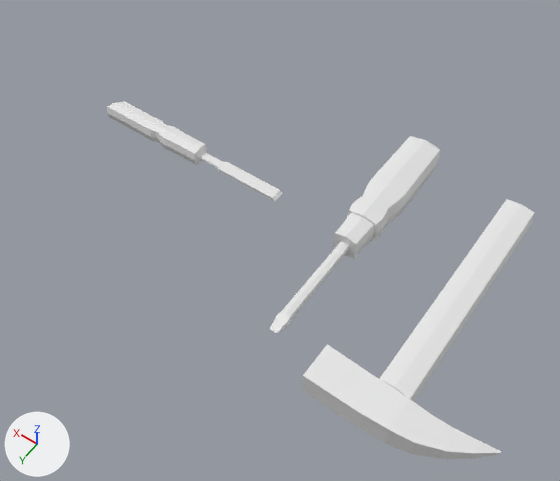
The Blender file BlenderAssets/tools.blend: old version first, new version second.
Both versions are drawn from a 50 mm lens placed at (-2.057, 1.339, 1.882), pointed at (-1.176, 0.105, -0.057). Arrows for +X, +Y and +Z are at lower left; the lights stay in place.

Script lines for the objects in view, before the commit:
```python
me_cube = bpy.data.meshes.new('Cube')
me_cube.from_pydata(...)  # 57 vertices, 52 faces; spans x -4.61..3.3, y -0.75..1.0, z -1.16..1.16
me_cube.materials.append(mat_material)  # white #e7e7e7
me_cube_001 = bpy.data.meshes.new('Cube.001')
me_cube_001.from_pydata(...)  # 165 vertices, 154 faces, 1 loose edge; spans x -1.1..1.1, y -1.0..2.52, z -1.3..1.28
me_cube_002 = bpy.data.meshes.new('Cube.002')
me_cube_002.from_pydata(...)  # 157 vertices, 152 faces; spans x -1.08..1.1, y -1.33..1.33, z -1.17..1.17
ob_sm_dtoolschisel = bpy.data.objects.new('SM_DToolsChisel', me_cube_002)
ob_sm_dtoolschisel.location = (-0.769, 0.03, 0.045)
ob_sm_dtoolschisel.scale = (0.324, 0.0271, 0.0257)
ob_sm_dtoolshammer = bpy.data.objects.new('SM_DToolsHammer', me_cube)
ob_sm_dtoolshammer.location = (-1.75, 0.0, 0.0)
ob_sm_dtoolshammer.scale = (0.0657, 0.506, 0.0423)
ob_sm_dtoolsscrewdriver = bpy.data.objects.new('SM_DToolsScrewdriver', me_cube_001)
ob_sm_dtoolsscrewdriver.location = (-1.374, -0.388, 0.0)
ob_sm_dtoolsscrewdriver.scale = (0.0601, 0.32, 0.0447)
```
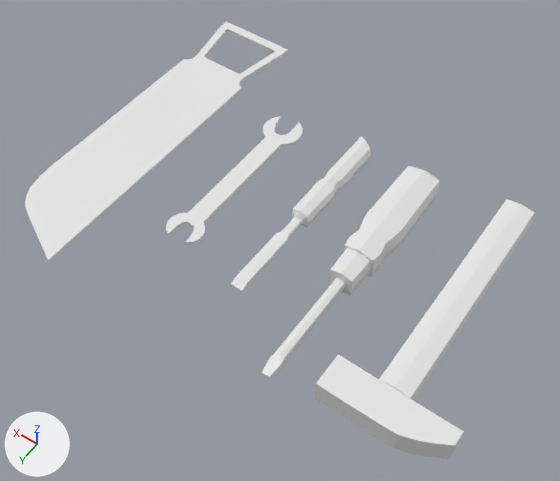
Edits to the scene script, one JSON object a line:
```json
{"block": "me_cube", "where": "# used by ob_sm_dtoolshammer; location = (-1.75, 0.0, 0.0); scale = (0.0657, 0.506, 0.0423)"}
{"op": "remove", "block": "me_cube", "code": "me_cube.from_pydata(...)  # 57 vertices, 52 faces; spans x -4.61..3.3, y -0.75..1.0, z -1.16..1.16"}
{"op": "add", "block": "me_cube", "code": "me_cube.from_pydata(...)  # 63 vertices, 57 faces; spans x -3.08..2.68, y -0.75..0.99, z -1.16..1.16"}
{"block": "me_cube", "change": "me_cube part 1: 18 vertices moved from x -3.84..-1.77, y 0.76..0.97, z -0.81..0.81 to x -1.95..-1.11, y 0.78..0.99, z -1.0..1.0; 6 vertices removed from x -4.61..-4.6, y 0.73..0.74, z -0.11..0.11; 12 vertices added at x -3.08..-2.52, y 0.78..0.92, z -1.0..1.0"}
{"block": "me_cube", "change": "me_cube part 2: 8 vertices moved from x 0.72..3.3, y 0.76..1.0, z -1.0..1.0 to x 0.72..2.68, y 0.78..0.99, z -1.0..1.0"}
{"op": "add", "block": "me_cube_004", "code": ["me_cube_004 = bpy.data.meshes.new('Cube.004')", "me_cube_004.from_pydata(...)  # 84 vertices, 70 faces; spans x -1.14..1.74, y -1.08..1.09, z -1.05..1.05"]}
{"op": "add", "block": "me_cube_003", "code": ["me_cube_003 = bpy.data.meshes.new('Cube.003')", "me_cube_003.from_pydata(...)  # 122 vertices, 75 faces; spans x -2.05..2.33, y -1.49..1.16, z -1.0..1.03"]}
{"op": "set", "path": "ob_sm_dtoolsscrewdriver.location", "old": "(-1.374, -0.388, 0.0)", "new": "(-1.438, -0.265, 0.0)"}
{"op": "set", "path": "ob_sm_dtoolschisel.location", "old": "(-0.769, 0.03, 0.045)", "new": "(-1.221, 0.03, 0.045)"}
{"op": "set", "path": "ob_sm_dtoolschisel.rotation_euler", "old": "(0.0, 0.0, 0.0)", "new": "(0.0, 0.0, 4.702)", "note": "degrees (0, 0, 0) -> degrees (0, 0, 269)"}
{"op": "add", "block": "ob_sm_dtoolssaw", "code": ["ob_sm_dtoolssaw = bpy.data.objects.new('SM_DToolsSaw', me_cube_004)", "ob_sm_dtoolssaw.location = (-0.575, 0.148, 0.04)", "ob_sm_dtoolssaw.rotation_euler = (0.0, 0.0, -1.577)  # degrees (0, 0, -90)", "ob_sm_dtoolssaw.scale = (0.418, 0.133, 0.00659)"]}
{"op": "add", "block": "ob_sm_dtoolswrench", "code": ["ob_sm_dtoolswrench = bpy.data.objects.new('SM_DToolsWrench', me_cube_003)", "ob_sm_dtoolswrench.location = (-0.961, 0.073, 0.043)", "ob_sm_dtoolswrench.scale = (0.0307, 0.238, 0.00784)"]}
```

Where the change shows, as pixel boxes (x1, y1, x2, y2) in the pictures (560 x 481 px; the box of a moved part takes in the faces that stretch with it):
```json
{"object": "SM_DToolsSaw", "change": "added", "after": [25, 21, 288, 261]}
{"object": "SM_DToolsHammer", "change": "reshaped", "before": [302, 199, 535, 460], "after": [315, 199, 535, 459]}
{"object": "SM_DToolsScrewdriver", "change": "moved", "before": [269, 136, 440, 334], "after": [262, 166, 439, 378]}
{"object": "SM_DToolsChisel", "change": "moved, turned", "before": [107, 101, 283, 201], "after": [231, 136, 371, 291]}
{"object": "SM_DToolsWrench", "change": "added", "after": [166, 116, 303, 245]}
{"part": 1, "of": "me_cube", "change": "moved or reshaped", "before": [386, 399, 501, 460], "after": [386, 399, 464, 459]}
{"part": 2, "of": "me_cube", "change": "moved or reshaped", "before": [302, 344, 410, 444], "after": [315, 354, 410, 444]}
```
